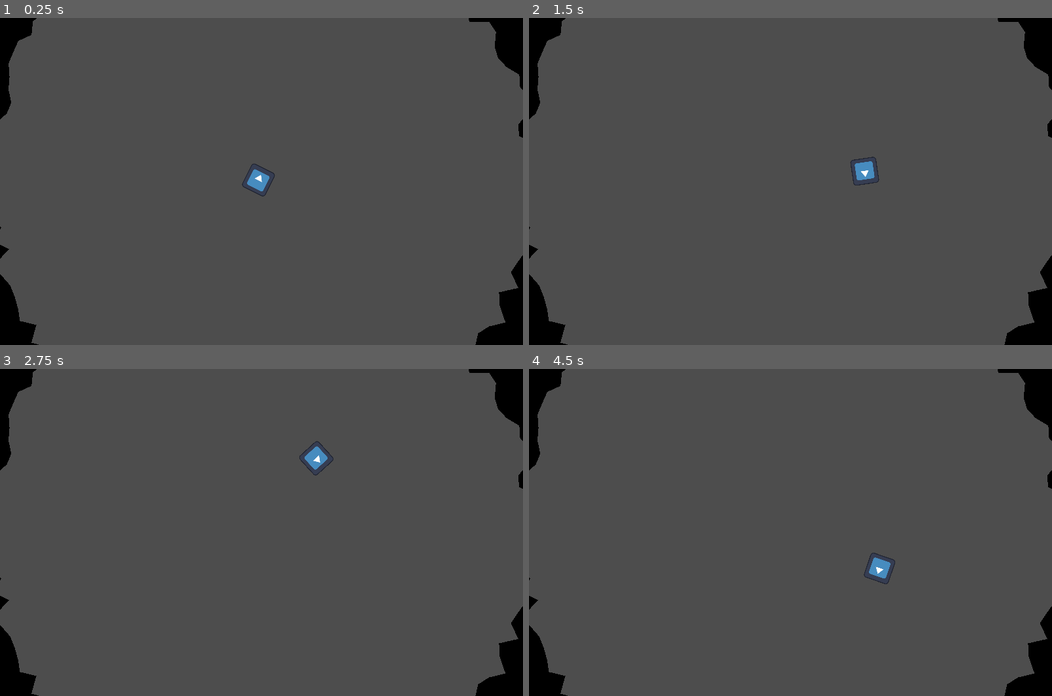
Above: before the commit, frames 1-4 (two rows, left to right).
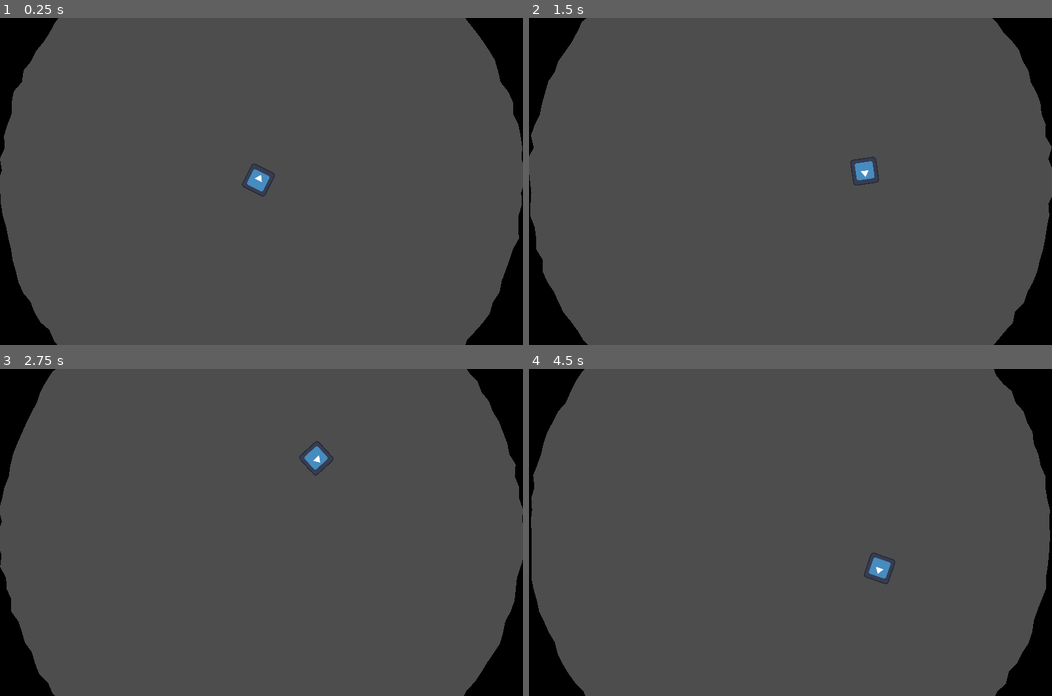
Above: after the commit, the same moments.

Repository: sergei11156/limetedSpace
Game: Godot game, scene res://main.tscn
Two runs of this game, one before a commit and one after it. Both use one fixed random seed, a clock stepped at 60 frames per second and the inputs below. The engine's default icon, where the game draws it, is replaced by a stand-in: a white triangle on a blue panel in a dark square.
Inputs (mouse positions are in pixels of both pictures, inside the frame that each line leads up to):
- Up to frame 1 (0.25 s): no input
- Up to frame 2 (1.5 s): move the mouse to (905, 165) at 0.52 s; move the mouse to (685, 197) at 1.27 s
- Up to frame 3 (2.75 s): move the mouse to (313, 460) at 2.02 s
- Up to frame 4 (4.5 s): move the mouse to (764, 597) at 2.77 s; move the mouse to (947, 581) at 3.52 s; move the mouse to (633, 483) at 4.27 s

The runs differ from the first frame. In frame 1, 3.3% of the frame differs, in the area x 0-100%, y 0-100%; in frame 2, 3.3%; in frame 3, 3.4%; in frame 4, 3.4%.

Commit message:
collisions, vertices improve

Diff:
--- /dev/null
+++ b/danger.gd
@@ -0,0 +1,14 @@
+extends RigidBody2D
+
+
+# Called when the node enters the scene tree for the first time.
+func _ready():
+	pass # Replace with function body.
+
+func drawDanger(vertices: Array, radius):
+	polygonVertices.push_back(vertice.normalized() * radius * 4)
+
+
+# Called every frame. 'delta' is the elapsed time since the previous frame.
+func _process(delta):
+	pass
--- a/freeArea.gd
+++ b/freeArea.gd
@@ -2,7 +2,9 @@
 
 var screen_size
 var radius
-var vertices: Array[Vector2]
+var vertices
+var slices
+var collisionSlices
 
 # Called when the node enters the scene tree for the first time.
 func _ready():
@@ -17,17 +19,21 @@
 
 	for step in range(verticesCount):
 		var verticePos = Vector2.from_angle(PI * 2 / verticesCount * step)
-		var rnd1to100 = randi() % 100
-		verticePos *= radius + rnd1to100
-		print(step, verticePos)
+		verticePos *= radius
 		vertices.push_back(verticePos)
 
-	var slices = [$PolygonSliece1, $PolygonSliece2, $PolygonSliece3, $PolygonSliece4]
-	var collisionSlices = [$PolygonSliece1, $PolygonSliece2, $PolygonSliece3, $PolygonSliece4]
 
-	drawVertices(vertices, slices)
-	drawVertices(vertices, collisionSlices)
+	slices = [$PolygonSliece1, $PolygonSliece2, $PolygonSliece3, $PolygonSliece4]
+	collisionSlices = [$Area2D/CollisionSliece1, $Area2D/CollisionSliece2, $Area2D/CollisionSliece3, $Area2D/CollisionSliece4]
+	#print(vertices)
 
+	var randVertices = vertices.map(rand)
+
+	drawVertices(randVertices, slices)
+	drawVertices(randVertices, collisionSlices)
+
+func rand(v):
+	return v * ((randi() % 10 - 5) / 500.0 + 1)
 
 func drawVertices(vertices: Array, slices: Array, ):
 	var verticesInSlice = vertices.size()/slices.size()
@@ -46,16 +52,16 @@
 				slices[i / verticesInSlice - 1].set_polygon(PackedVector2Array(polygonVertices))
 				polygonVertices = []
 				polygonVertices.push_back(vertice.normalized() * radius * 4) # первая точка в слайсе
-				print(vertice.normalized() * radius * 4, "first vertice, slice:", i / verticesInSlice - 1)
 			else:
 				polygonVertices.push_back(vertice.normalized() * radius * 4) # первая точка в слайсе
-				print(vertice.normalized() * radius * 4, "first vertice, slice:", i / verticesInSlice - 1)
 
 		polygonVertices.push_back(Vector2(vertice))
 
 # Called every frame. 'delta' is the elapsed time since the previous frame.
 func _process(delta):
-	pass
+	var randVertices = vertices.map(rand)
+	drawVertices(randVertices, slices)
+	drawVertices(randVertices, collisionSlices)
 	#var poligon = $Polygon2D.get_polygon();
 	#for i in poligon.size():
 	#	var deltaPosition = -poligon[i].normalized() * poligon[i].length() * 0.05 * delta;
@@ -74,3 +80,16 @@
 
 func _on_area_2d_area_shape_exited(area_rid, area, area_shape_index, local_shape_index):
 	pass # Replace with function body.
+
+
+func _on_area_2d_body_entered(body):
+	print(body)
+	pass # Replace with function body.
+
+
+func _on_area_2d_body_shape_entered(body_rid, body, body_shape_index, local_shape_index):
+	pass # Replace with function body.
+
+
+func _on_area_2d_body_shape_exited(body_rid, body, body_shape_index, local_shape_index):
+	pass # Replace with function body.
--- a/freeArea.tscn
+++ b/freeArea.tscn
@@ -30,3 +30,6 @@
 
 [connection signal="area_entered" from="Area2D" to="." method="_on_area_2d_area_entered"]
 [connection signal="area_shape_exited" from="Area2D" to="." method="_on_area_2d_area_shape_exited"]
+[connection signal="body_entered" from="Area2D" to="." method="_on_area_2d_body_entered"]
+[connection signal="body_shape_entered" from="Area2D" to="." method="_on_area_2d_body_shape_entered"]
+[connection signal="body_shape_exited" from="Area2D" to="." method="_on_area_2d_body_shape_exited"]
--- a/player.gd
+++ b/player.gd
@@ -16,34 +16,3 @@
 	velocity = (direction * speed)
 	move_and_slide()
 	look_at(mouse_position)
-
-func _on_area_entered(area):
-	pass # Replace with function body.
-
-
-func _on_area_exited(area):
-	pass # Replace with function body.
-
-
-func _on_area_shape_entered(area_rid, area, area_shape_index, local_shape_index):
-	pass # Replace with function body.
-
-
-func _on_body_entered(body):
-	pass # Replace with function body.
-
-
-func _on_body_exited(body):
-	pass # Replace with function body.
-
-
-func _on_area_shape_exited(area_rid, area, area_shape_index, local_shape_index):
-	pass # Replace with function body.
-
-
-func _on_body_shape_entered(body_rid, body, body_shape_index, local_shape_index):
-	pass # Replace with function body.
-
-
-func _on_body_shape_exited(body_rid, body, body_shape_index, local_shape_index):
-	pass # Replace with function body.
--- a/player.tscn
+++ b/player.tscn
@@ -2,9 +2,6 @@
 
 [ext_resource type="Script" path="res://player.gd" id="1_etvuo"]
 [ext_resource type="Texture2D" uid="uid://cypif4l37ffff" path="res://icon.svg" id="1_ywkfs"]
-
-[sub_resource type="CircleShape2D" id="CircleShape2D_63p0h"]
-radius = 67.0075
 
 [sub_resource type="SpriteFrames" id="SpriteFrames_b324m"]
 animations = [{
@@ -17,11 +14,15 @@
 "speed": 5.0
 }]
 
+[sub_resource type="CircleShape2D" id="CircleShape2D_63p0h"]
+radius = 67.0075
+
 [node name="Player" type="CharacterBody2D"]
+platform_wall_layers = 1
 script = ExtResource("1_etvuo")
+
+[node name="AnimatedSprite2D" type="AnimatedSprite2D" parent="."]
+sprite_frames = SubResource("SpriteFrames_b324m")
 
 [node name="CollisionShape2D" type="CollisionShape2D" parent="."]
 shape = SubResource("CircleShape2D_63p0h")
-
-[node name="AnimatedSprite2D" type="AnimatedSprite2D" parent="."]
-sprite_frames = SubResource("SpriteFrames_b324m")
